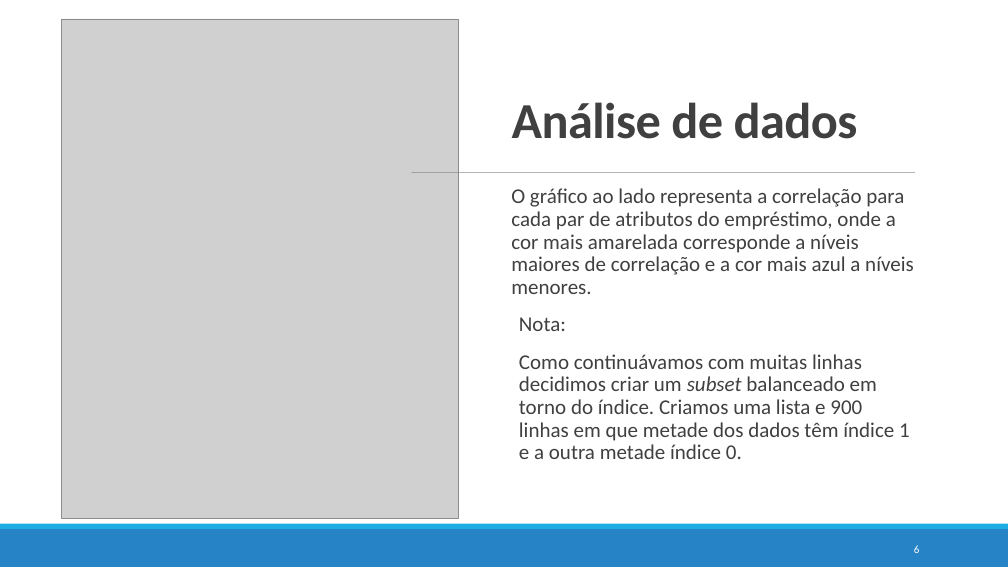
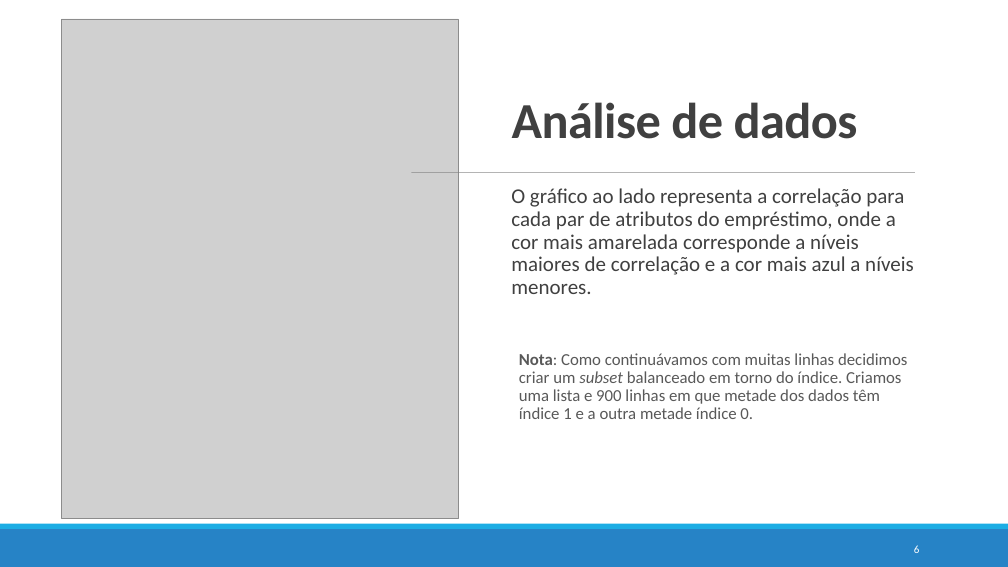
Before and after one commit to pedrovponte/IART-g39, a slide deck: slide 6 of proj2/docs/finalpresentation.pptx. Drawn at 1008x567 pixels with LibreOffice and Linux fonts; fonts in the diff are those of the drawing; grey boxes stand for pictures. Boxes give left, top, right and bottom in pixels: in the first picture for what was removed or moved away, otherwise in the second. Text is boxed around its words. In the diff, an @@ line names an element or a change of style, - is before the commit and + after.

```diff
--- a/proj2/docs/finalpresentation.pptx
+++ b/proj2/docs/finalpresentation.pptx
@@ text at (x1=519, y1=353, x2=907, y2=419): text changed; size 20 to 16 pt; text colour #404040 to #595959 @@
-  Nota:
-  Como continuávamos com muitas linhas decidimos criar um subset balanceado em torno do índice. Criamos uma lista e 900 linhas em que metade dos dados têm índice 1 e a outra metade índice 0.
+  Nota: Como continuávamos com muitas linhas decidimos criar um subset balanceado em torno do índice. Criamos uma lista e 900 linhas em que metade dos dados têm índice 1 e a outra metade índice 0.
```
Also in this commit, not shown: 3 other slides changed, 1 other file.
